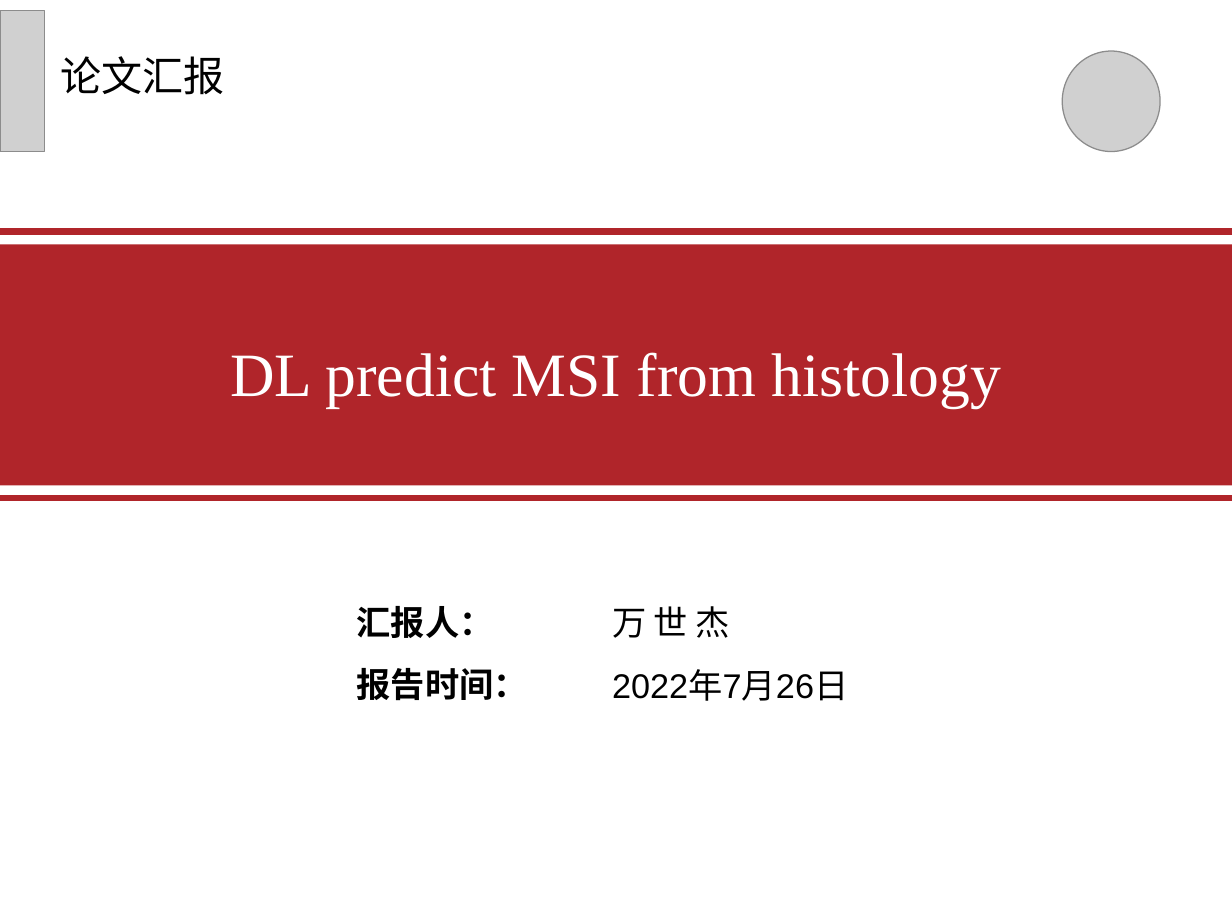
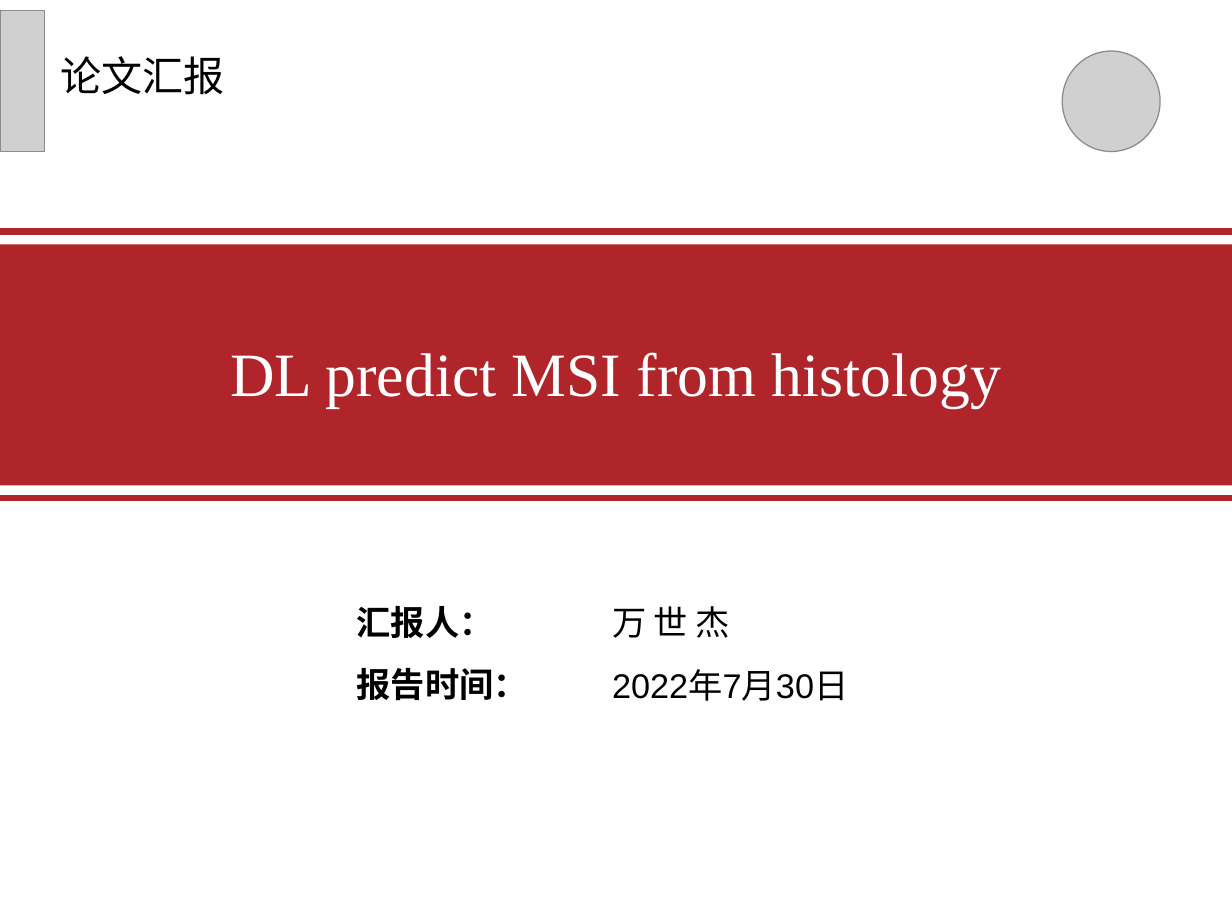
Before and after one commit to adcShijie/PaperReading, a slide deck: slide 1 of PPT/DL-microsatellite_instability-histology.pptx. Drawn at 1232x924 pixels with LibreOffice and Linux fonts; fonts in the diff are those of the drawing; grey boxes stand for pictures. Boxes give left, top, right and bottom in pixels: in the first picture for what was removed or moved away, otherwise in the second. Text is boxed around its words. In the diff, an @@ line names an element or a change of style, - is before the commit and + after.

```diff
--- a/PPT/DL-microsatellite_instability-histology.pptx
+++ b/PPT/DL-microsatellite_instability-histology.pptx
@@ table at (345, 588, 1016, 716) @@
-row 2, column 2: 2022年7月26日
+row 2, column 2: 2022年7月30日
```
Also in this commit, not shown: 1 other slide changed, 1 other file.
